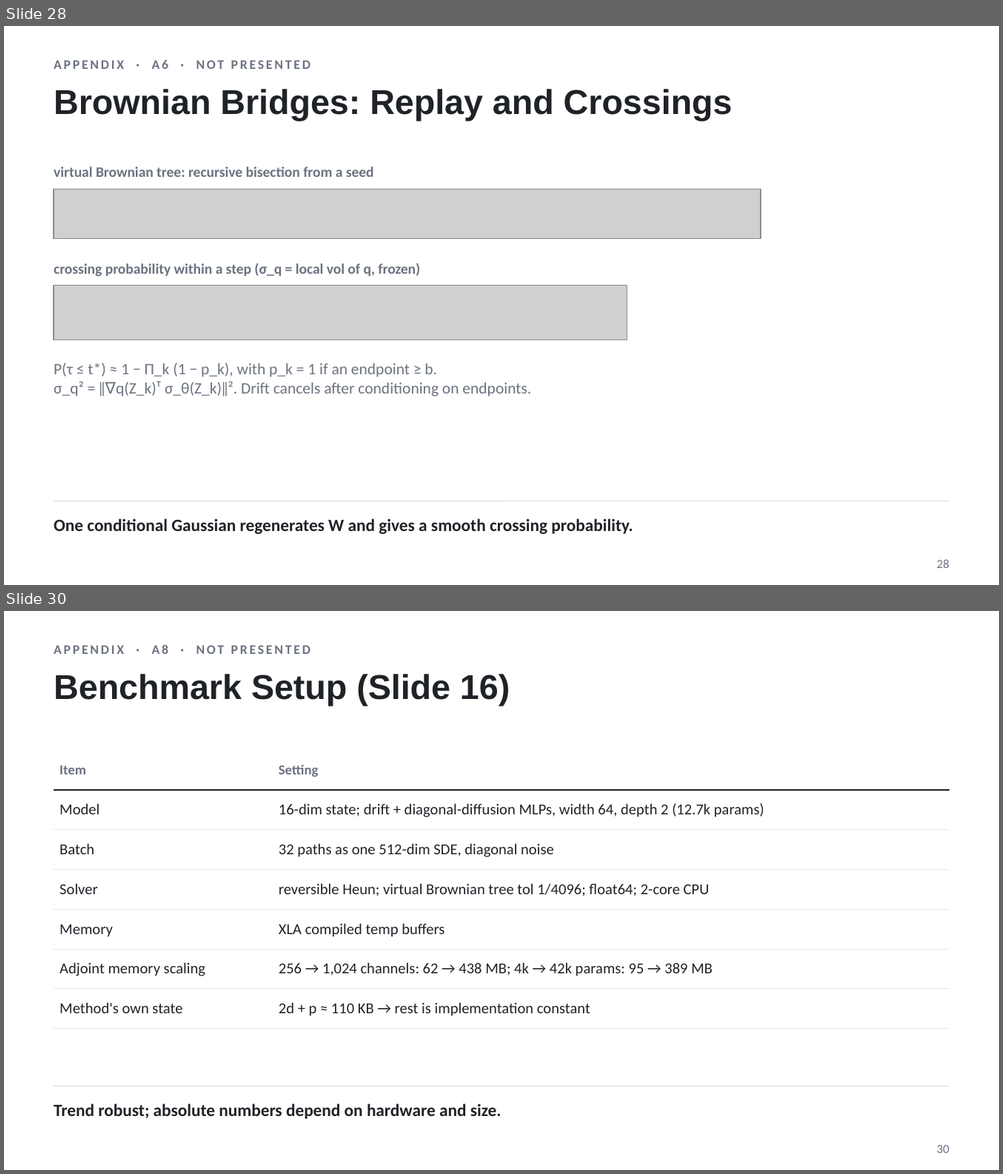
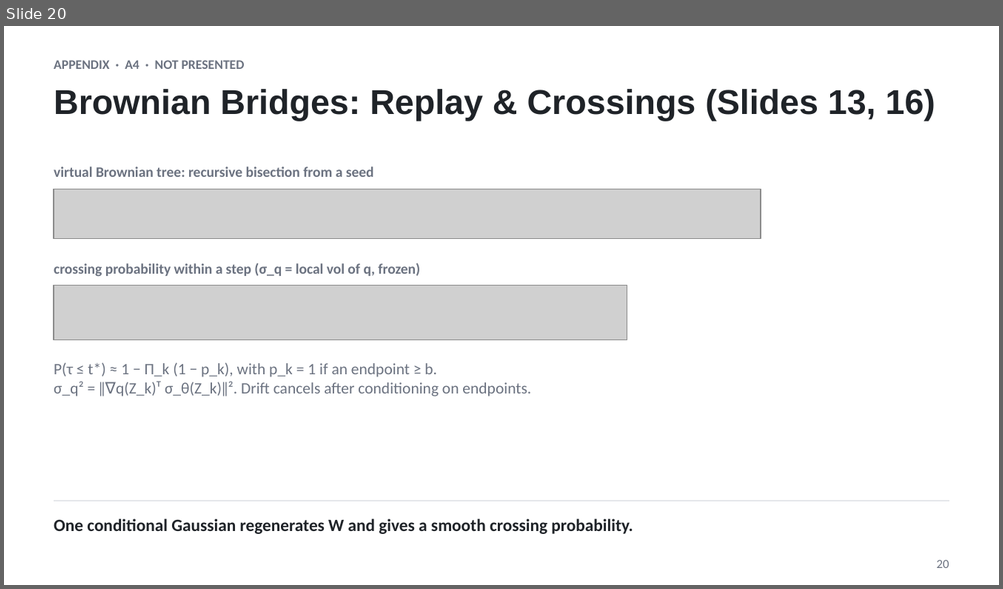
Before and after one commit to nishadw/neural-sde, a slide deck: lecture/neural_sde_lecture.pptx. Shown one above the other, each under a label of ours: slides 28 and 30 before the commit, slide 20 after it; the slides between them are not shown. The pictures are 1003x1174 and 1003x589 pixels, drawn with LibreOffice and Linux fonts; fonts in the diff are those of the drawing; grey boxes stand for pictures. Boxes give left, top, right and bottom in pixels: in the first picture for what was removed or moved away, otherwise in the second. Text is boxed around its words. In the diff, an @@ line names an element or a change of style, - is before the commit and + after.

```diff
--- a/lecture/neural_sde_lecture.pptx
+++ b/lecture/neural_sde_lecture.pptx
@@ slide 30 removed at (4,611,999,1170), background #FFFFFF @@
@@ text removed at (54,645,310,654) @@
-APPENDIX · A8 · NOT PRESENTED
@@ title removed at (54,674,509,706) @@
-Benchmark Setup (Slide 16)
@@ table removed at (54,750,949,1019), 7 rows, 2 columns @@
-Item | Setting
-Model | 16-dim state; drift + diagonal-diffusion MLPs, width 64, depth 2 (12.7k params)
-Batch | 32 paths as one 512-dim SDE, diagonal noise
-Solver | reversible Heun; virtual Brownian tree tol 1/4096; float64; 2-core CPU
-Memory | XLA compiled temp buffers
-Adjoint memory scaling | 256 → 1,024 channels: 62 → 438 MB; 4k → 42k params: 95 → 389 MB
-Method's own state | 2d + p ≈ 110 KB → rest is implementation constant
@@ line removed from (54, 1086) to (949, 1086) @@
@@ text removed at (54,1104,501,1119) @@
-Trend robust; absolute numbers depend on hardware and size.
@@ page number removed at (936,1145,949,1153) @@
-30
@@ what was slide 28 is now slide 20 @@
@@ slide 20 changed as well @@
@@ text at (54,60,244,69): text changed @@
-APPENDIX · A6 · NOT PRESENTED
+APPENDIX · A4 · NOT PRESENTED
@@ title at (54,89,935,121): text changed @@
-Brownian Bridges: Replay and Crossings
+Brownian Bridges: Replay & Crossings (Slides 13, 16)
@@ page number at (936,560,949,568): text changed @@
-28
+20
```
Also in this commit, not shown: 4 other slides changed, 16 slides added, 26 other slides removed, 12 other files.
